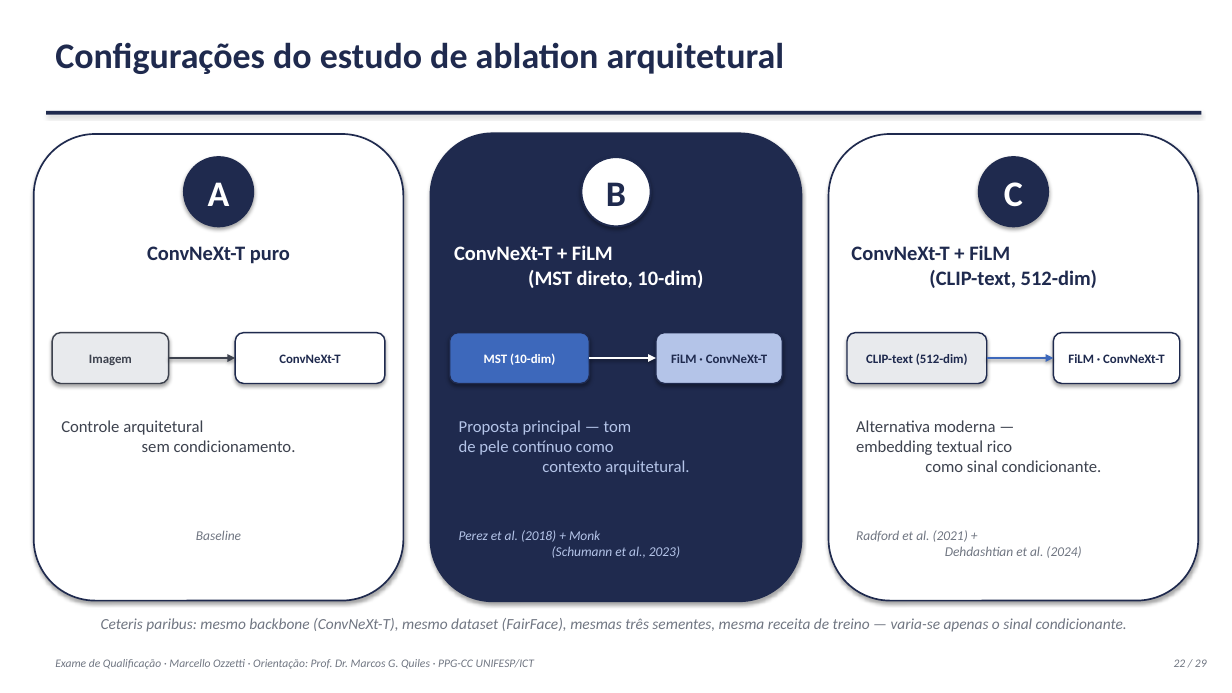
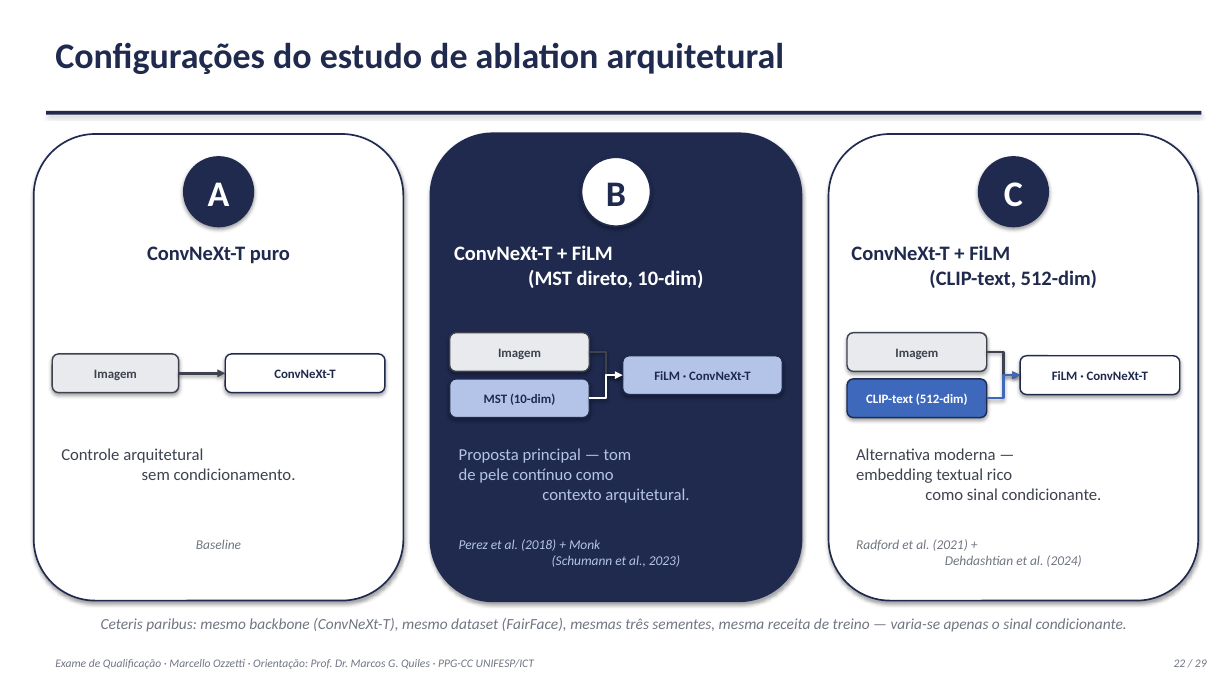
Before and after one commit to marcellozzetti/Facial-Recognition-Models-Mitigating-Bias, a slide deck: slide 22 of docs/ativo/material_qualificacao_2026-10-05.pptx. Drawn at 1232x693 pixels with LibreOffice and Linux fonts; fonts in the diff are those of the drawing. Boxes give left, top, right and bottom in pixels: in the first picture for what was removed or moved away, otherwise in the second. Text is boxed around its words. In the diff, an @@ line names an element or a change of style, - is before the commit and + after.

```diff
--- a/docs/ativo/material_qualificacao_2026-10-05.pptx
+++ b/docs/ativo/material_qualificacao_2026-10-05.pptx
@@ rounded rectangle "Imagem": place and size @@
-rounded rectangle "Imagem" at [52, 333, 168, 384]
+rounded rectangle "Imagem" at [52, 354, 178, 393]
@@ rounded rectangle "ConvNeXt-T": place and size @@
-rounded rectangle "ConvNeXt-T" at [235, 333, 384, 384]
+rounded rectangle "ConvNeXt-T" at [226, 354, 385, 393]
@@ rounded rectangle added at [450, 333, 590, 372], fill #E8EAED, outline #3D424E 1.1 pt, 10 pt, text #3D424E, bold @@
+Imagem
@@ elbow arrow removed from (590, 358) to (656, 358) @@
@@ elbow arrow added from (590, 352) to (623, 375), #3D424E 1.8 pt @@
@@ rounded rectangle "FiLM · ConvNeXt-T": place and size @@
-rounded rectangle "FiLM · ConvNeXt-T" at [656, 333, 783, 384]
+rounded rectangle "FiLM · ConvNeXt-T" at [623, 356, 783, 395]
@@ rounded rectangle added at [847, 333, 986, 372], fill #E8EAED, outline #3D424E 1.1 pt, 10 pt, text #3D424E, bold @@
+Imagem
@@ elbow arrow removed from (987, 358) to (1054, 358) @@
@@ elbow arrow added from (987, 352) to (1020, 375), #3D424E 1.8 pt @@
@@ rounded rectangle "FiLM · ConvNeXt-T": place and size @@
-rounded rectangle "FiLM · ConvNeXt-T" at [1054, 333, 1180, 384]
+rounded rectangle "FiLM · ConvNeXt-T" at [1020, 356, 1180, 395]
@@ elbow arrow moved from (168, 358) - (235, 358) to (178, 373) - (226, 373) @@
@@ rounded rectangle "MST (10-dim)": place and size @@
-rounded rectangle "MST (10-dim)" at [450, 333, 590, 384]
+rounded rectangle "MST (10-dim)" at [450, 379, 590, 418]
@@ rounded rectangle "MST (10-dim)" at [450, 379, 590, 418]: text colour #FFFFFF to #1F2A4E; fill #3D68BB to #B4C4E8 @@
@@ elbow arrow added from (590, 398) to (623, 375), #FFFFFF 1.8 pt @@
@@ rounded rectangle "CLIP-text (512-dim)": place and size @@
-rounded rectangle "CLIP-text (512-dim)" at [847, 333, 986, 384]
+rounded rectangle "CLIP-text (512-dim)" at [847, 379, 986, 418]
@@ rounded rectangle "CLIP-text (512-dim)" at [847, 379, 986, 418]: text colour #1F2A4E to #FFFFFF; fill #E8EAED to #3D68BB @@
@@ elbow arrow added from (987, 398) to (1020, 375), #3D68BB 1.8 pt @@
@@ text "Controle arquitetural sem condicionamento.": place and size @@
-text "Controle arquitetural sem condicionamento." at [61, 420, 296, 452]
+text "Controle arquitetural sem condicionamento." at [61, 448, 296, 480]
@@ text "Proposta principal — tom de ...": place and size @@
-text "Proposta principal — tom de ..." at [459, 420, 689, 475]
+text "Proposta principal — tom de ..." at [459, 448, 689, 503]
@@ text "Alternativa moderna — embedding textual ...": place and size @@
-text "Alternativa moderna — embedding textual ..." at [856, 420, 1102, 472]
+text "Alternativa moderna — embedding textual ..." at [856, 448, 1102, 500]
@@ text "Baseline": place and size @@
-text "Baseline" at [196, 530, 241, 540]
+text "Baseline" at [196, 539, 241, 549]
@@ text "Perez et al. (2018) + ...": place and size @@
-text "Perez et al. (2018) + ..." at [459, 530, 680, 558]
+text "Perez et al. (2018) + ..." at [459, 539, 680, 567]
@@ text "Radford et al. (2021) + ...": place and size @@
-text "Radford et al. (2021) + ..." at [856, 530, 1081, 558]
+text "Radford et al. (2021) + ..." at [856, 539, 1081, 567]
```
Also in this commit, not shown: 1 other file.
